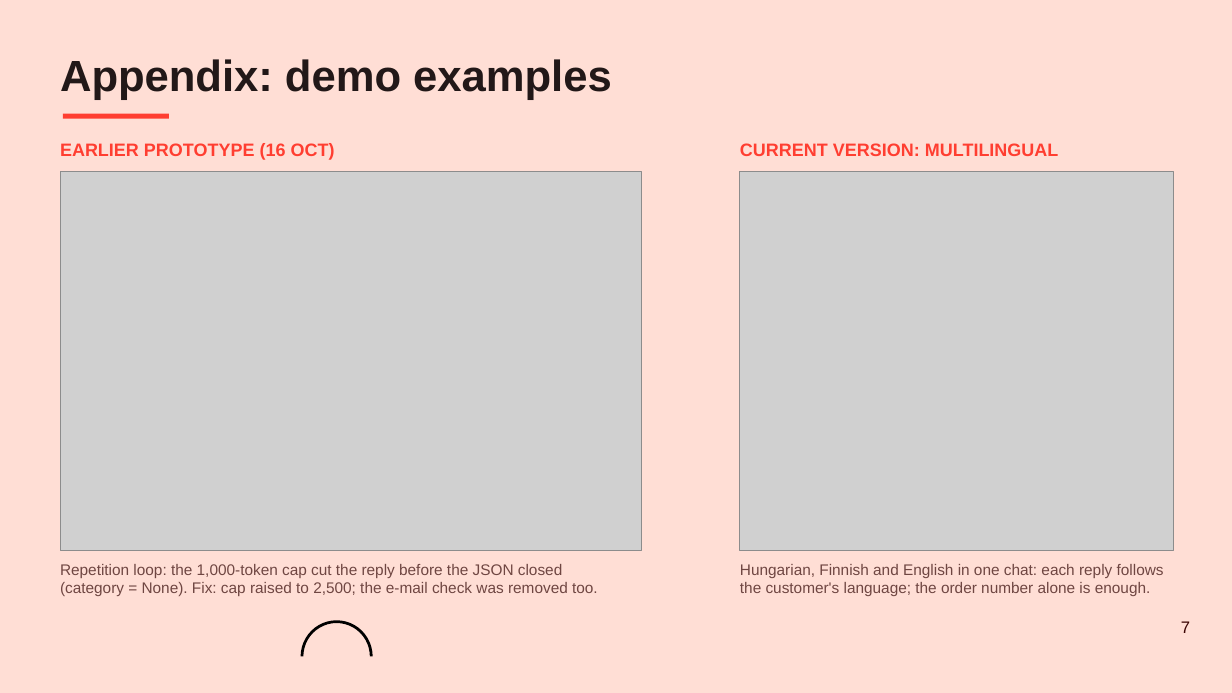
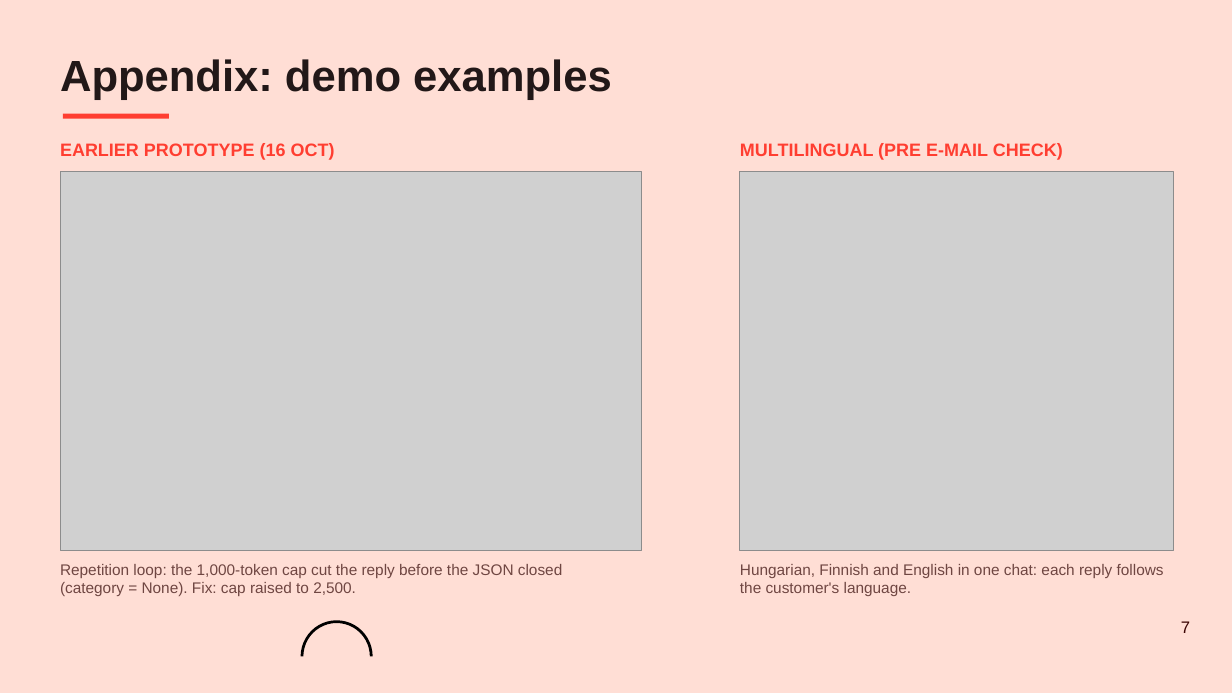
Before and after one commit to peterpalotai/OLLM_project_1, a slide deck: slide 7 of Cairnly_Assistant_OLLM_Project1_GroupA.pptx. Drawn at 1232x693 pixels with LibreOffice and Linux fonts; fonts in the diff are those of the drawing; grey boxes stand for pictures; background and template pictures are left out. Boxes give left, top, right and bottom in pixels: in the first picture for what was removed or moved away, otherwise in the second. Text is boxed around its words. In the diff, an @@ line names an element or a change of style, - is before the commit and + after.

```diff
--- a/Cairnly_Assistant_OLLM_Project1_GroupA.pptx
+++ b/Cairnly_Assistant_OLLM_Project1_GroupA.pptx
@@ text at bbox=[740, 143, 1063, 160]: text changed @@
-CURRENT VERSION: MULTILINGUAL
+MULTILINGUAL (PRE E-MAIL CHECK)
@@ text at bbox=[60, 564, 562, 596]: text changed @@
-Repetition loop: the 1,000-token cap cut the reply before the JSON closed (category = None). Fix: cap raised to 2,500; the e-mail check was removed too.
+Repetition loop: the 1,000-token cap cut the reply before the JSON closed (category = None). Fix: cap raised to 2,500.
@@ text at bbox=[740, 564, 1164, 596]: text changed @@
-Hungarian, Finnish and English in one chat: each reply follows the customer's language; the order number alone is enough.
+Hungarian, Finnish and English in one chat: each reply follows the customer's language.
```
Also in this commit, not shown: 5 other slides changed, 15 other files.
